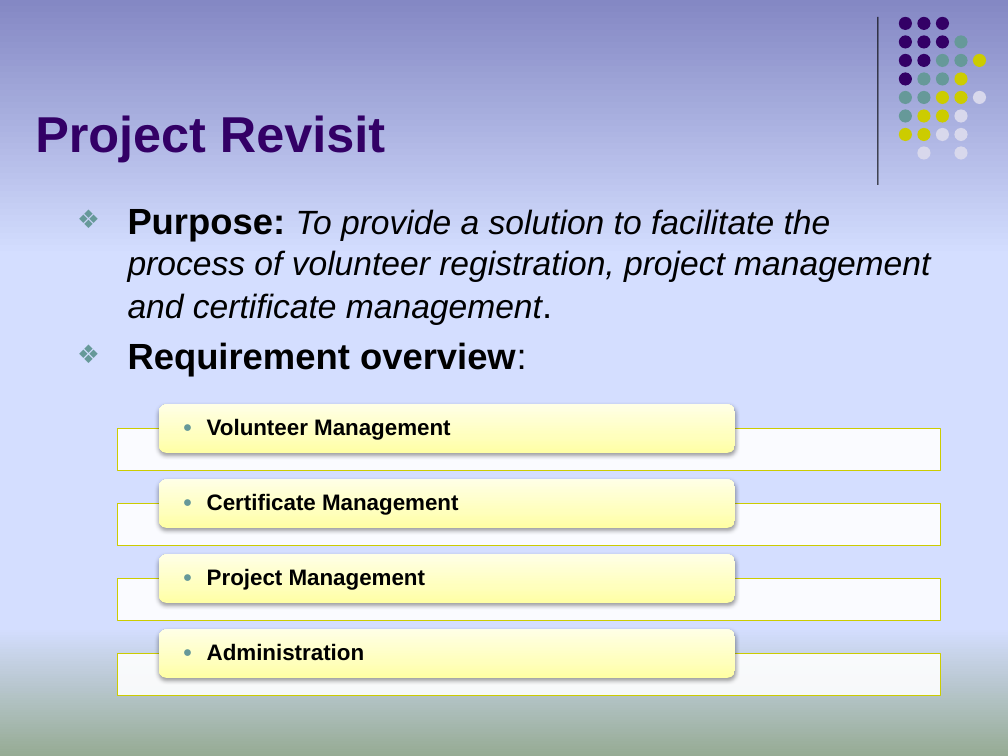
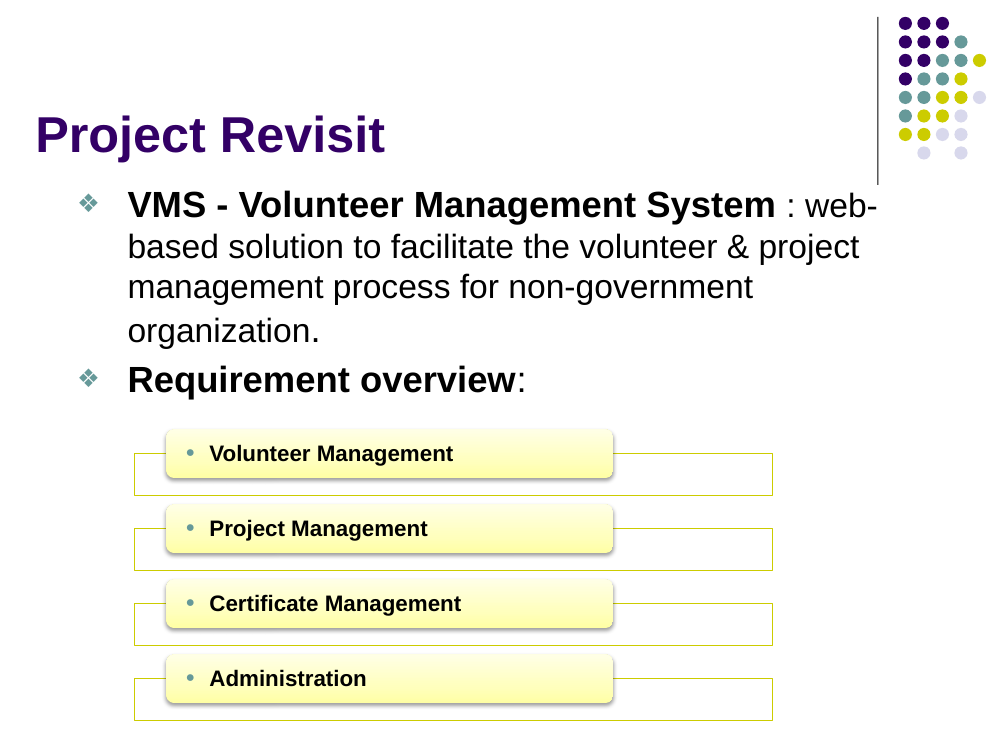
Before and after one commit to imireasa/mtech-se18-t08s, a slide deck: slide 3 of docs/W-9 Working Document/W-9.3 Presentation Slides/Phase 3/vms_presentation_3_v0.1.pptx. Drawn at 1008x756 pixels with LibreOffice and Linux fonts; fonts in the diff are those of the drawing. Boxes give left, top, right and bottom in pixels: in the first picture for what was removed or moved away, otherwise in the second. Text is boxed around its words. In the diff, an @@ line names an element or a change of style, - is before the commit and + after.

```diff
--- a/docs/W-9 Working Document/W-9.3 Presentation Slides/Phase 3/vms_presentation_3_v0.1.pptx
+++ b/docs/W-9 Working Document/W-9.3 Presentation Slides/Phase 3/vms_presentation_3_v0.1.pptx
@@ background gradient #8488C4 to #D4DEFF to #96AB94 to #FFFFFF @@
@@ text "VMS - Volunteer Management System ...": place and size @@
-text "VMS - Volunteer Management System ..." at bbox=[128, 209, 930, 376]
+text "VMS - Volunteer Management System ..." at bbox=[128, 190, 878, 400]
@@ text at bbox=[128, 190, 878, 349]: text changed; italic off @@
-❖ Purpose: To provide a solution to facilitate the process of volunteer registration, project management and certificate management.
+❖ VMS - Volunteer Management System : web-based solution to facilitate the volunteer & project management process for non-government organization.
@@ rounded rectangle: place and size @@
-rounded rectangle at bbox=[158, 404, 735, 453]
+rounded rectangle at bbox=[166, 429, 613, 478]
@@ text "Volunteer Management": place and size @@
-text "Volunteer Management" at bbox=[207, 418, 451, 440]
+text "Volunteer Management" at bbox=[209, 444, 454, 466]
@@ rectangle: place and size @@
-rectangle at bbox=[118, 428, 941, 470]
+rectangle at bbox=[134, 454, 772, 495]
@@ rounded rectangle: place and size @@
-rounded rectangle at bbox=[158, 479, 735, 527]
+rounded rectangle at bbox=[166, 504, 613, 552]
@@ text "Project Management": place and size @@
-text "Project Management" at bbox=[207, 568, 426, 590]
+text "Project Management" at bbox=[209, 519, 428, 541]
@@ rectangle: place and size @@
-rectangle at bbox=[118, 504, 941, 545]
+rectangle at bbox=[134, 529, 772, 571]
@@ rounded rectangle: place and size @@
-rounded rectangle at bbox=[158, 554, 735, 603]
+rounded rectangle at bbox=[166, 580, 613, 628]
@@ text "Certificate Management": place and size @@
-text "Certificate Management" at bbox=[207, 493, 458, 515]
+text "Certificate Management" at bbox=[209, 594, 461, 616]
@@ rectangle: place and size @@
-rectangle at bbox=[118, 579, 941, 620]
+rectangle at bbox=[134, 604, 772, 645]
@@ rounded rectangle: place and size @@
-rounded rectangle at bbox=[158, 629, 735, 677]
+rounded rectangle at bbox=[166, 654, 613, 703]
@@ text "Administration": place and size @@
-text "Administration" at bbox=[207, 643, 364, 661]
+text "Administration" at bbox=[209, 669, 366, 687]
@@ rectangle: place and size @@
-rectangle at bbox=[118, 653, 941, 695]
+rectangle at bbox=[134, 678, 772, 720]
```
Also in this commit, not shown: 9 other slides changed, 17 slides added, 20 slides removed.
